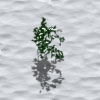
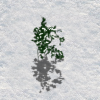
Layer changes from the first 100px x 100px image to the second:
painted on "Pasted Layer" over [0, 0, 100, 100]
